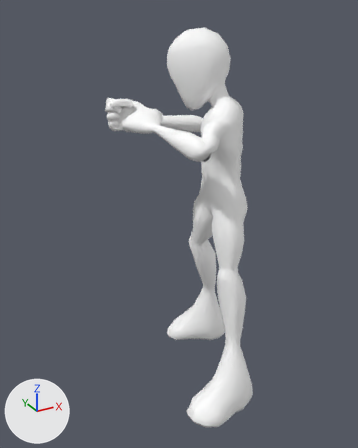
Before and after pictures for a commit that changed the FBX model Assets/Characters/Prototype2/Animations/Reshuffle.fbx.
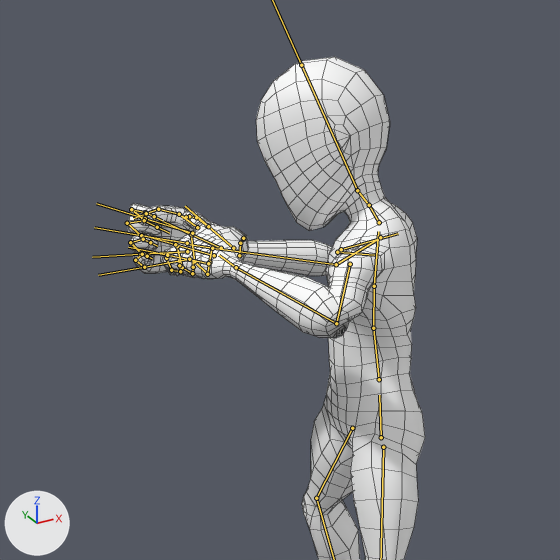
Old and new are each drawn whole from a camera (50 mm lens) standing at (-1.28, -2.07, 2.08) and looking at (-0.08, 0.1, 0.99) and again close up on the part from 12% to 87% of the width and 0% to 60% of the height. Lighting does not change. The marker at lower left points along +X, +Y and +Z. Both versions are drawn at frame 39 of the action 'rig|Reshuffle'; the numbers are the values there. The bones that bend it are drawn over the model as lines in the close-ups. The close-ups show mesh edges as thin lines.

In view in the first close-up: 'body_low'.
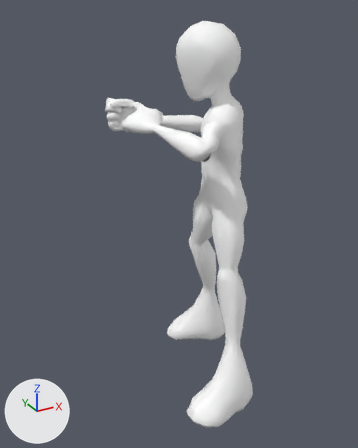
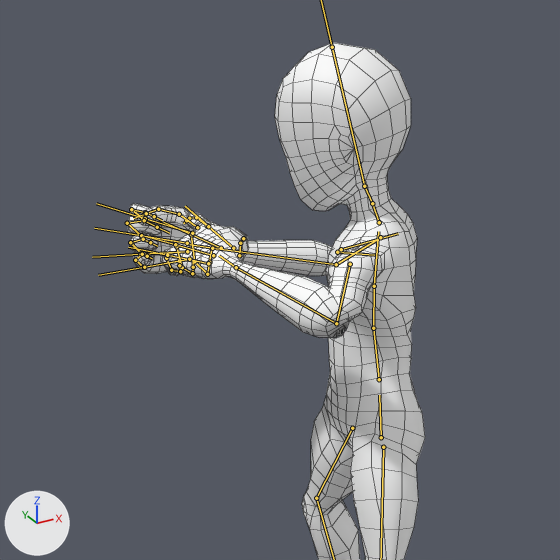
Pixel boxes (x1, y1, x2, y2) of what changed, in the close-ups (560 x 560 px):
'body_low', posed
    before: (127, 57, 425, 560)
    after: (127, 43, 425, 560)
bone 'DEF-spine.004', root to tip
    before: (379, 222) to (369, 205)
    after: (379, 222) to (372, 203)
bone 'DEF-f_index.03.L', root to tip
    before: (189, 216) to (186, 217)
    after: (189, 218) to (186, 220)

The change, as a list of edits to the scene's bpy script:
```text
Change bone_def_spine_004:
    where bone_def_spine_004 = bpy.data.objects['rig'].pose.bones['DEF-spine.004']  # child of 'DEF-spine.003'
    bone_def_spine_004.rotation_quaternion: (0.985, 0.16, 0.031, 0.054) -> (0.991, 0.037, -0.127, -0.036)  # degrees (19, 3, 7) -> degrees (5, -14, -5)
Change bone_def_f_index_03_l:
    where bone_def_f_index_03_l = bpy.data.objects['rig'].pose.bones['DEF-f_index.03.L']  # child of 'DEF-f_index.02.L'
    bone_def_f_index_03_l.rotation_quaternion: (1.0, 0.0, 0.0, 0.0) -> (0.999, 0.042, 0.0, 0.0)  # degrees (0, 0, 0) -> degrees (5, 0, 0)
```
